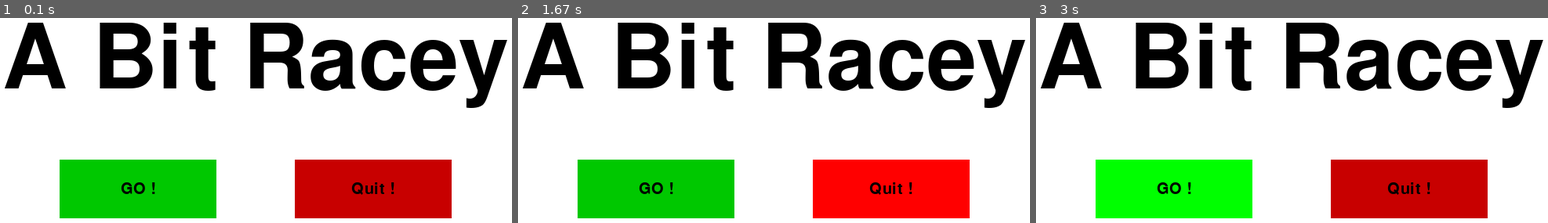
Above: before the commit, frames 1-3 (left to right).
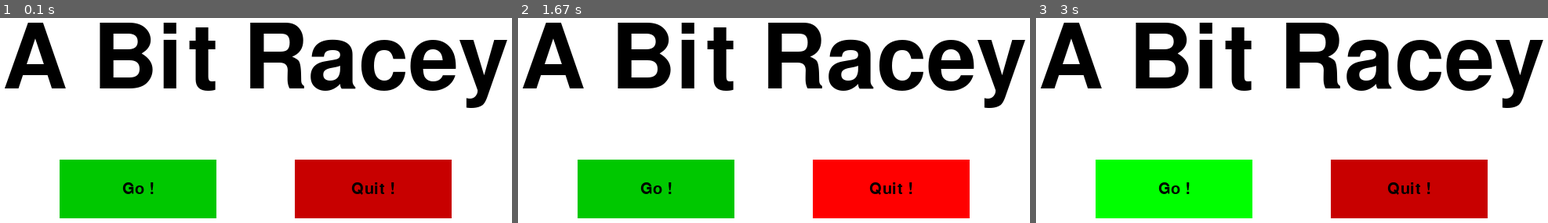
Above: after the commit, the same moments.

Repository: BriceBoy/pygame-tuto
Game: pygame game, started from game.py
Same seed, same stepped clock (60 frames per second), same inputs: the game is played once before the commit and once after it.
Inputs (mouse positions are in pixels of both pictures, inside the frame that each line leads up to):
- Up to frame 1 (0.1 s): no input
- Up to frame 2 (1.67 s): click (656, 188) at 0.42 s, where only the run after the commit has a clickable "Go !"; click (748, 83) at 0.77 s; click (835, 165) at 1.6 s
- Up to frame 3 (3 s): click (outside the picture) at 1.93 s; click (1174, 188) at 2.77 s, where only the run after the commit has a clickable "Go !"

The runs differ from the first frame. In frame 1, 0.2% of the frame differs, in the area x 23-31%, y 80-86%; in frame 2, 0.2%; in frame 3, 0.2%.

Commit message:
finished step 14

Diff:
--- a/game.py
+++ b/game.py
@@ -119,6 +119,21 @@
     message_display("You crashed !")
 
 
+def button(text: str, x: int, y: int, width: int, height: int, inactive_color: tuple, active_color: tuple):
+    small_font = pygame.font.Font("freesansbold.ttf", 20)
+
+    mouse = pygame.mouse.get_pos()
+    mouse_x, mouse_y = mouse
+    if x <= mouse_x <= x + width and y <= mouse_y <= y + height:
+        pygame.draw.rect(game_display, active_color, (x, y, width, height))
+    else:
+        pygame.draw.rect(game_display, inactive_color, (x, y, width, height))
+
+    go_surface, go_rectangle = text_objects(text, small_font)
+    go_rectangle.center = (x + (width / 2), y + (height / 2))
+    game_display.blit(go_surface, go_rectangle)
+
+
 def game_intro():
     intro = True
     big_font = pygame.font.Font("freesansbold.ttf", 115)
@@ -135,25 +150,8 @@
         title_rectangle.center = ((display_width / 2), (display_height / 2))
         game_display.blit(title_surface, title_rectangle)
 
-        mouse = pygame.mouse.get_pos()
-        mouse_x, mouse_y = mouse
-
-        if 150 <= mouse_x <= 150 + 200 and 425 <= mouse_y <= 500:
-            pygame.draw.rect(game_display, green, (150, 425, 200, 75))
-        else:
-            pygame.draw.rect(game_display, dark_green, (150, 425, 200, 75))
-        if 450 <= mouse_x <= 450 + 200 and 425 <= mouse_y <= 500:
-            pygame.draw.rect(game_display, red, (450, 425, 200, 75))
-        else:
-            pygame.draw.rect(game_display, dark_red, (450, 425, 200, 75))
-
-        go_surface, go_rectangle = text_objects("GO !", small_font)
-        go_rectangle.center = (150 + (200 / 2), 425 + (75 / 2))
-        game_display.blit(go_surface, go_rectangle)
-
-        quit_surface, quit_rectangle = text_objects("Quit !", small_font)
-        quit_rectangle.center = (450 + (200 / 2), 425 + (75 / 2))
-        game_display.blit(quit_surface, quit_rectangle)
+        button("Go !", 150, 425, 200, 75, dark_green, green)
+        button("Quit !", 450, 425, 200, 75, dark_red, red)
 
         pygame.display.update()
         clock.tick(15)
